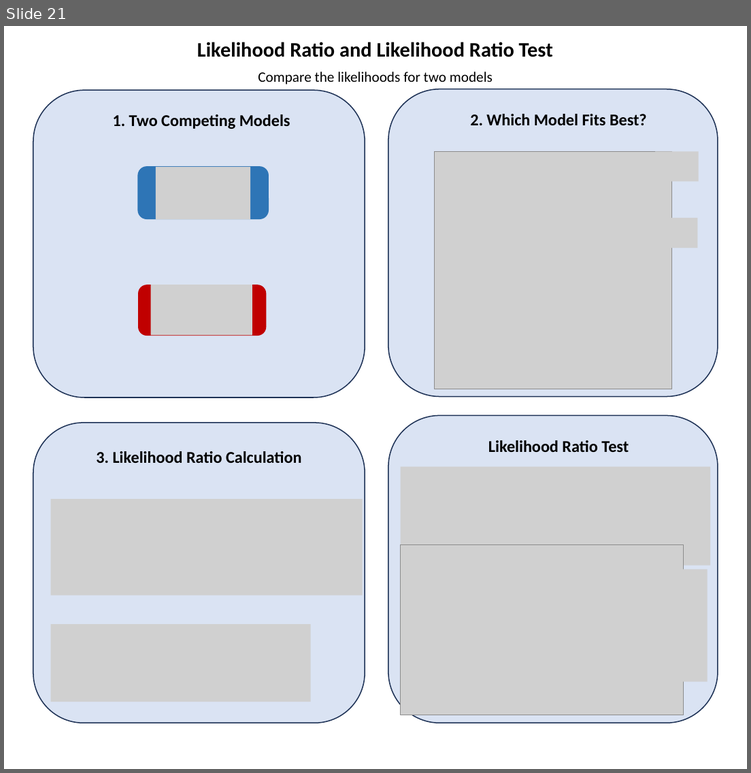
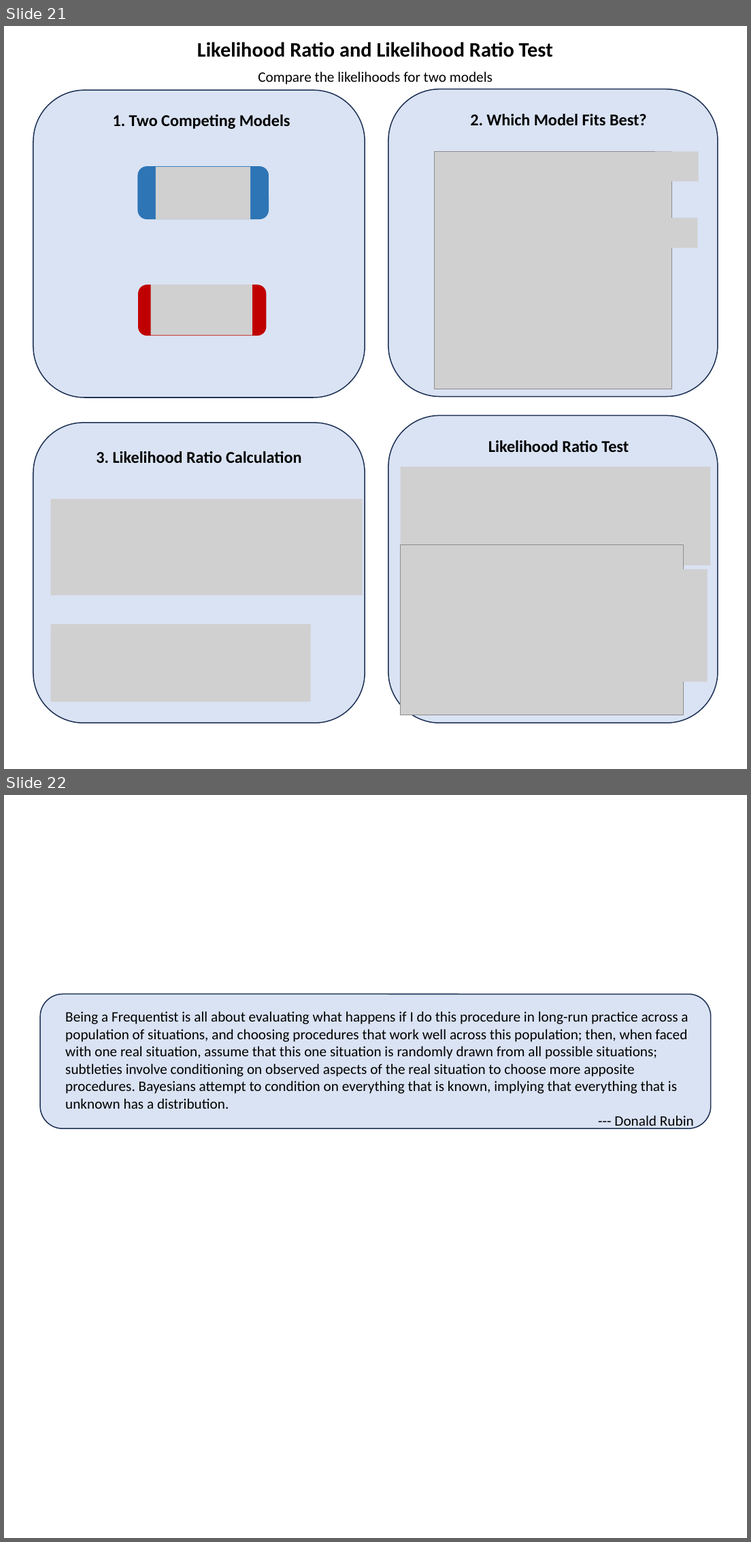
Before and after one commit to StatFunGen/statgen-prerequisites, a slide deck: graphical_summary/slides.pptx. Shown one above the other, each under a label of ours: slide 21 before the commit, slides 21 and 22 after it. The pictures are 751x773 and 751x1542 pixels, drawn with LibreOffice and Linux fonts; fonts in the diff are those of the drawing; grey boxes stand for pictures. Boxes give left, top, right and bottom in pixels: in the first picture for what was removed or moved away, otherwise in the second. Text is boxed around its words. In the diff, an @@ line names an element or a change of style, - is before the commit and + after.

Commit message:
add bayesian and frequentist

```diff
--- a/graphical_summary/slides.pptx
+++ b/graphical_summary/slides.pptx
@@ slide 22 added at [4,795,747,1538], background #FFFFFF @@
@@ rounded rectangle added at [41,994,711,1128], fill #DAE3F3, outline #1E3256 1 pt @@
@@ text added at [65,1011,694,1129], 14 pt, text #000000 @@
+Being a Frequentist is all about evaluating what happens if I do this procedure in long-run practice across a population of situations, and choosing procedures that work well across this population; then, when faced with one real situation, assume that this one situation is randomly drawn from all possible situations; subtleties involve conditioning on observed aspects of the real situation to choose more apposite procedures. Bayesians attempt to condition on everything that is known, implying that everything that is unknown has a distribution.
+--- Donald Rubin
```
Also in this commit, not shown: 1 slide changed, 13 other files.
